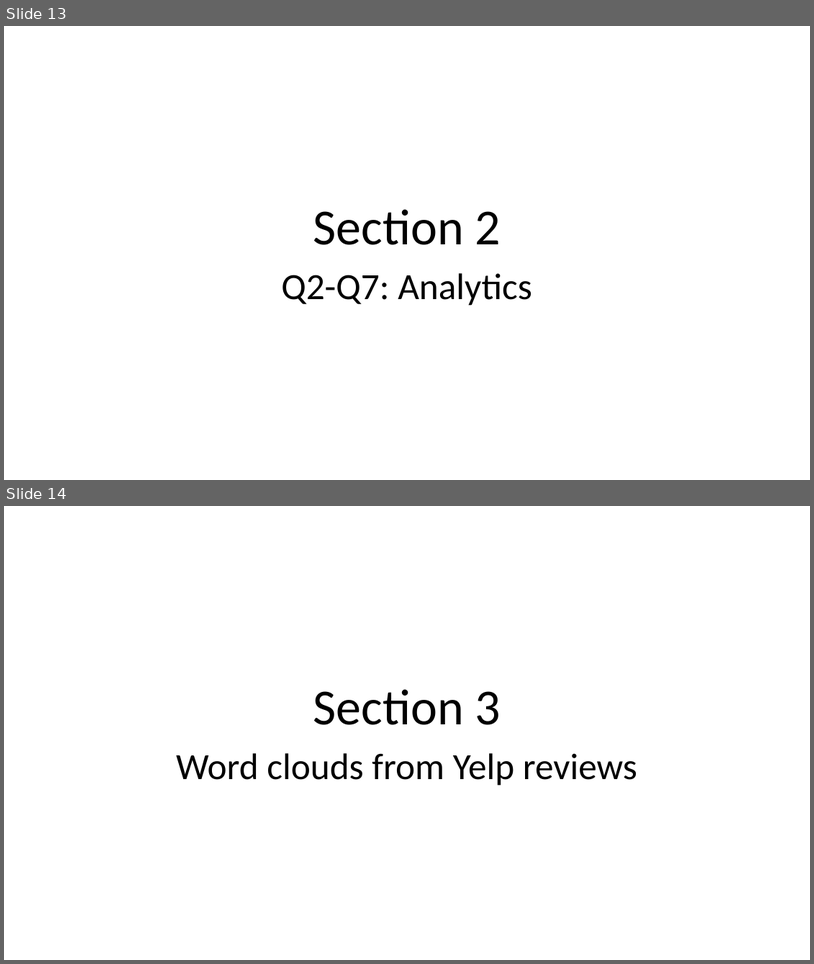
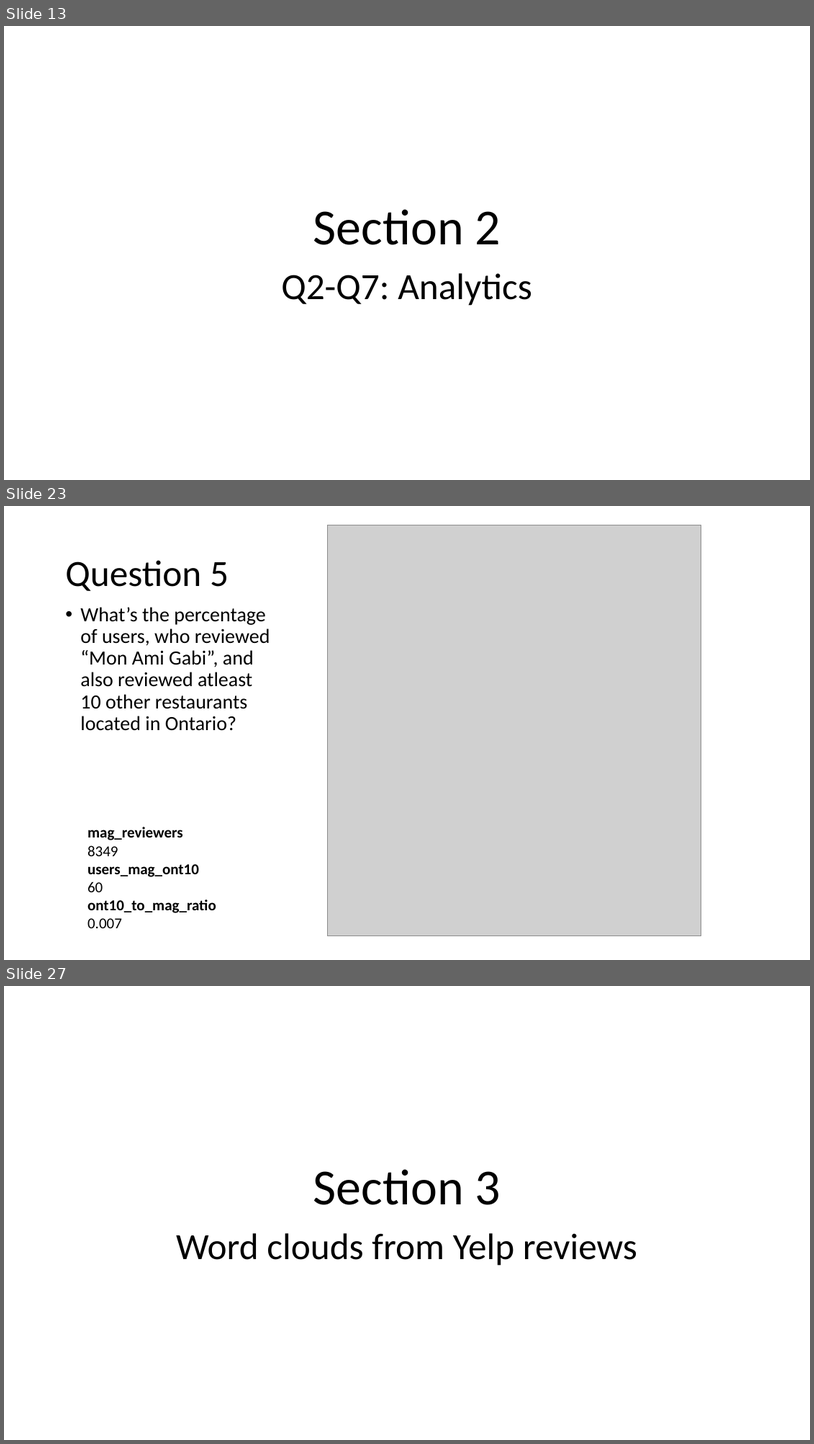
Before and after one commit to stepan-o/lift, a slide deck: presentations/Yelp_dataset_results.pptx. Shown one above the other, each under a label of ours: slides 13 and 14 before the commit, slides 13, 23 and 27 after it; the slides between them are not shown. The pictures are 814x964 and 814x1444 pixels, drawn with LibreOffice and Linux fonts; fonts in the diff are those of the drawing; grey boxes stand for pictures. Boxes give left, top, right and bottom in pixels: in the first picture for what was removed or moved away, otherwise in the second. Text is boxed around its words. In the diff, an @@ line names an element or a change of style, - is before the commit and + after.

```diff
--- a/presentations/Yelp_dataset_results.pptx
+++ b/presentations/Yelp_dataset_results.pptx
@@ slide 23 added at [4,506,810,960], background #FFFFFF @@
@@ picture added at [328,525,702,936] @@
@@ title added at [65,560,229,591], 44 pt, text #000000 @@
+Question 5
@@ text added at [80,607,270,731], 24 pt, text #000000 @@
+• What’s the percentage of users, who reviewed “Mon Ami Gabi”, and also reviewed atleast 10 other restaurants located in Ontario?
@@ text added at [88,826,216,928], 18 pt, text #000000, bold @@
+mag_reviewers
+8349
+users_mag_ont10
+60
+ont10_to_mag_ratio
+0.007
@@ what was slide 14 is now slide 27 @@
```
Also in this commit, not shown: 1 slide changed, 13 other slides added, 1 slide removed.
